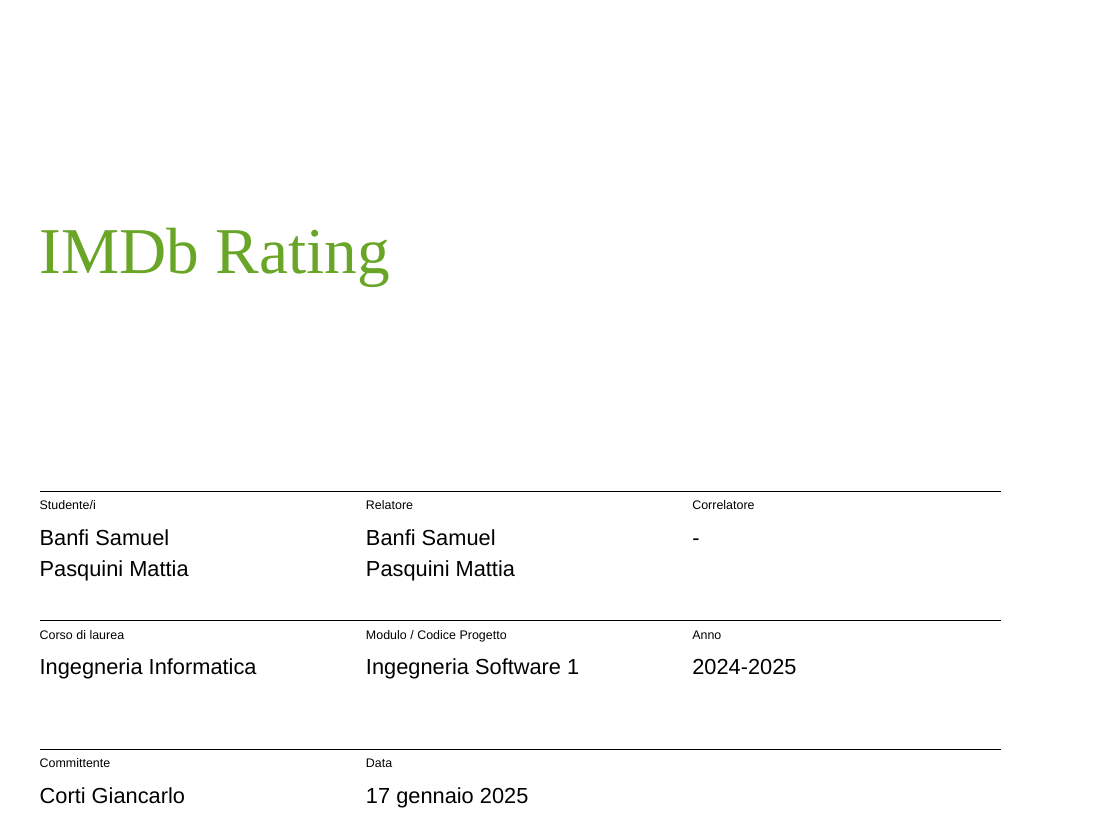
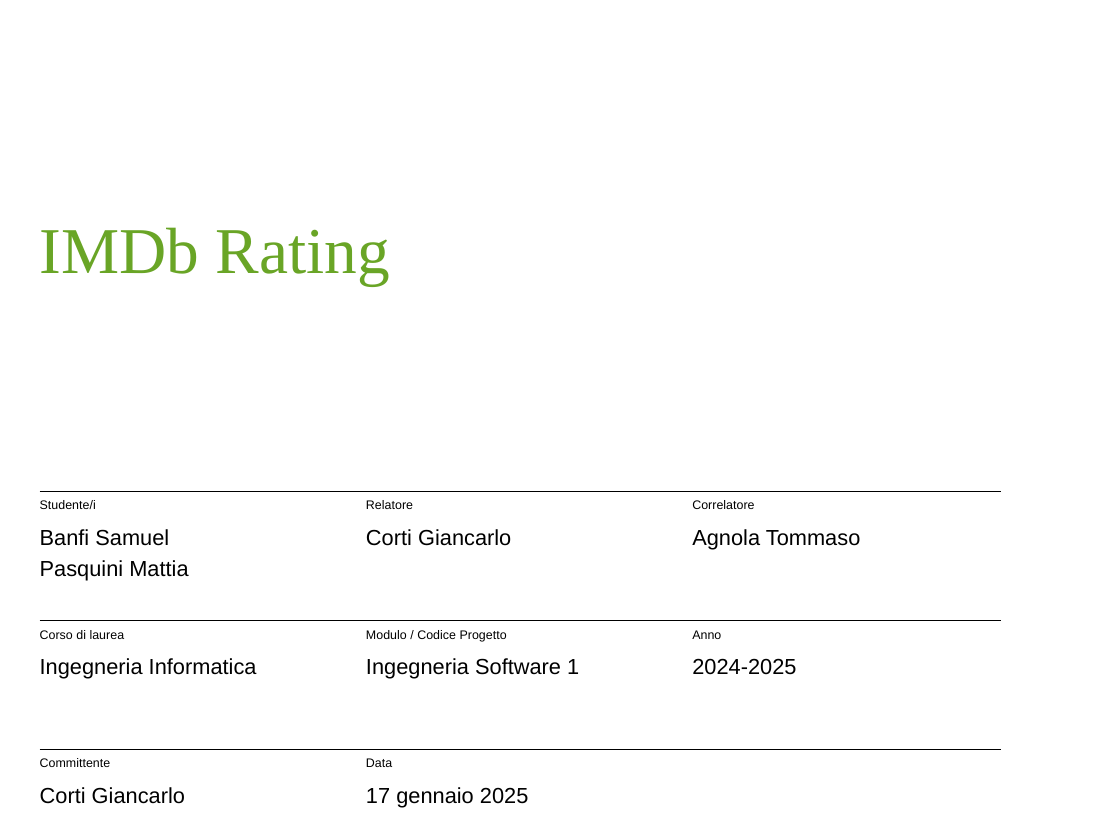
Before and after one commit to Techative-CH/IMDbRating, a slide deck: slide 1 of doc/Presentazione_Progetto_Edu_Banfi_Pasquini.pptx. Drawn at 1120x840 pixels with LibreOffice and Linux fonts; fonts in the diff are those of the drawing; background and template pictures are left out. Boxes give left, top, right and bottom in pixels: in the first picture for what was removed or moved away, otherwise in the second. Text is boxed around its words. In the diff, an @@ line names an element or a change of style, - is before the commit and + after.

Commit message:
presentazione

```diff
--- a/doc/Presentazione_Progetto_Edu_Banfi_Pasquini.pptx
+++ b/doc/Presentazione_Progetto_Edu_Banfi_Pasquini.pptx
@@ text at bbox=[366, 529, 511, 546]: text changed @@
-Banfi Samuel
-Pasquini Mattia
+Corti Giancarlo
@@ text at bbox=[692, 529, 861, 550]: text changed @@
--
+Agnola Tommaso
```
Also in this commit, not shown: 1 other file.
